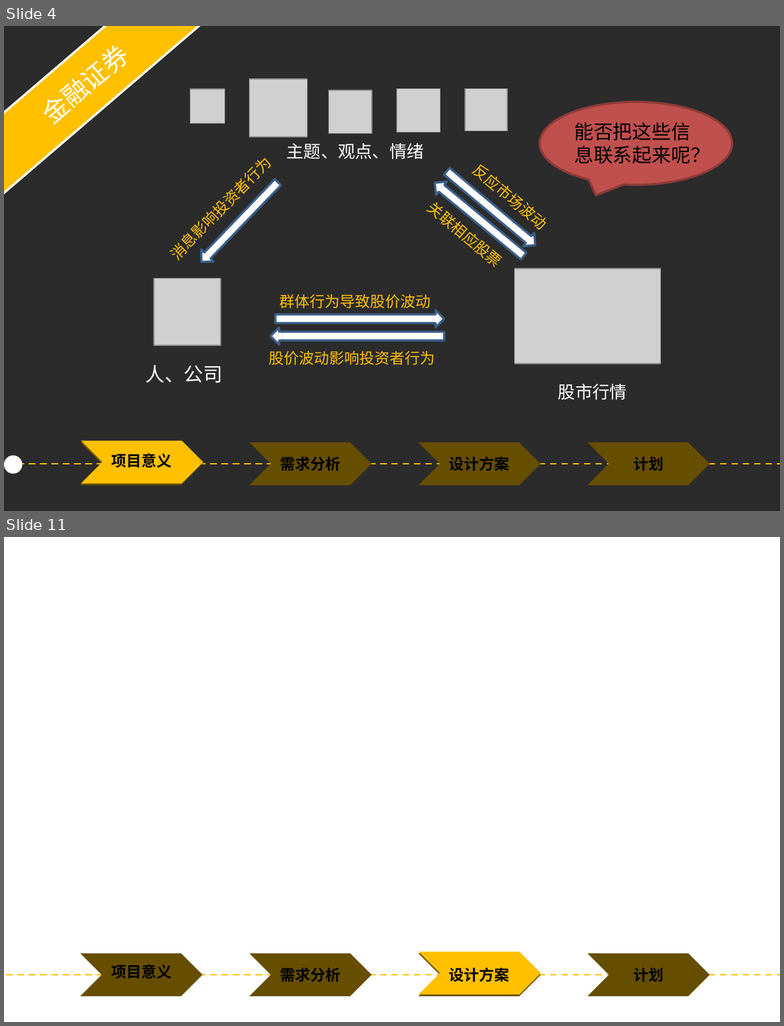
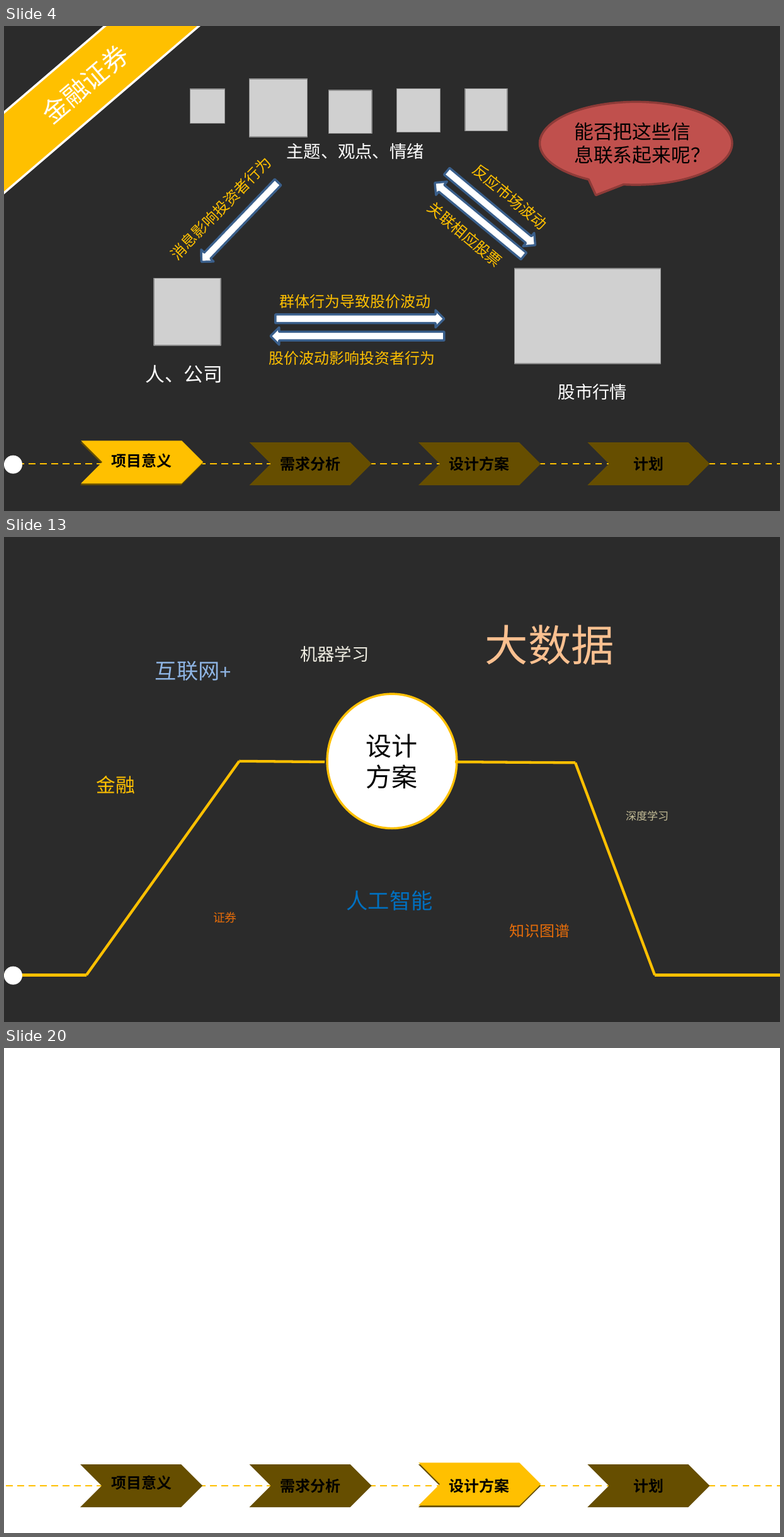
Before and after one commit to yyHaker/NamedEntityRecognition, a slide deck: files/report/projectreport/PPT模板/毕业答辩——yyhaker.pptx. Shown one above the other, each under a label of ours: slides 4 and 11 before the commit, slides 4, 13 and 20 after it; the slides between them are not shown. The pictures are 784x1026 and 784x1537 pixels, drawn with LibreOffice and Linux fonts; fonts in the diff are those of the drawing; grey boxes stand for pictures; background and template pictures are left out; a plain dark background stands for a picture behind light text. Boxes give left, top, right and bottom in pixels: in the first picture for what was removed or moved away, otherwise in the second. Text is boxed around its words. In the diff, an @@ line names an element or a change of style, - is before the commit and + after.

```diff
--- a/files/report/projectreport/PPT模板/毕业答辩——yyhaker.pptx
+++ b/files/report/projectreport/PPT模板/毕业答辩——yyhaker.pptx
@@ slide 13 added at [4,537,780,1022], background picture (left out) @@
@@ text added at [485,625,614,665], 40 pt, text #FAC090 @@
+大数据
@@ text added at [300,646,369,662], 16 pt, text #EEECE1 @@
+机器学习
@@ text added at [155,661,231,681], 20 pt, text #8EB4E3 @@
+互联网+
@@ ellipse added at [327,694,456,828], fill #FFFFFF, outline #FFC000 2 pt, 24 pt, text #000000 @@
+设计方案
@@ line added from (87, 975) to (239, 761), #FFC000 2.5 pt @@
@@ line added from (239, 761) to (325, 762), #FFC000 2.5 pt @@
@@ line added from (455, 762) to (575, 763), #FFC000 2.5 pt @@
@@ line added from (575, 763) to (655, 975), #FFC000 2.5 pt @@
@@ text added at [97,776,136,794], 18 pt, text #FFC000 @@
+金融
@@ text added at [626,810,669,821], 10 pt, text #C4BD97 @@
+深度学习
@@ text added at [347,890,433,911], 20 pt, text #0070C0 @@
+人工智能
@@ text added at [213,912,237,923], 11 pt, text #E46C0A @@
+证券
@@ text added at [510,924,570,938], 14 pt, text #E46C0A @@
+知识图谱
@@ ellipse added at [4,966,23,985], fill #FFFFFF @@
@@ line added from (4, 975) to (87, 975), #FFC000 2.5 pt @@
@@ line added from (655, 975) to (780, 975), #FFC000 2.5 pt @@
@@ what was slide 11 is now slide 20 @@
```
Also in this commit, not shown: 6 slides changed, 10 other slides added, 1 slide removed.
